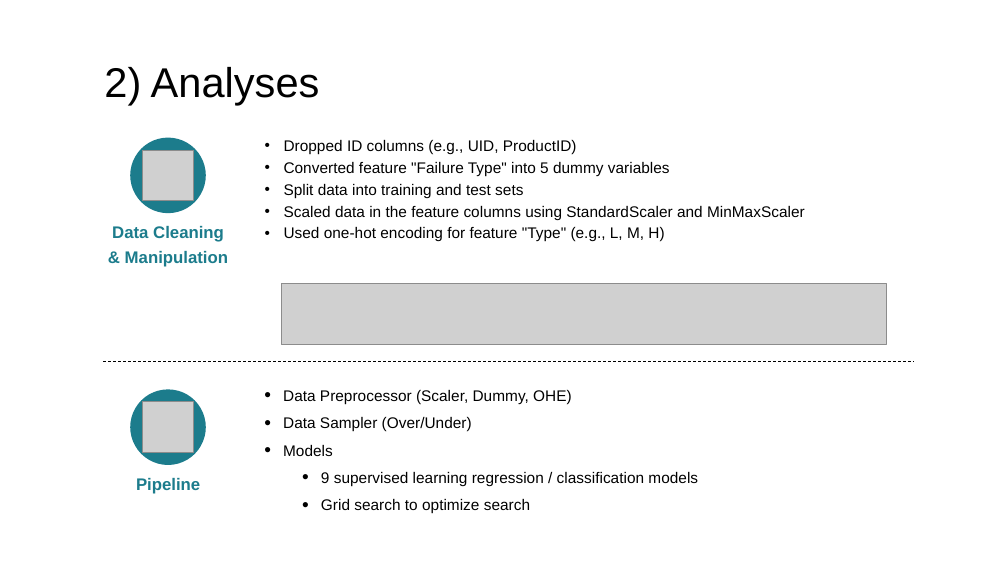
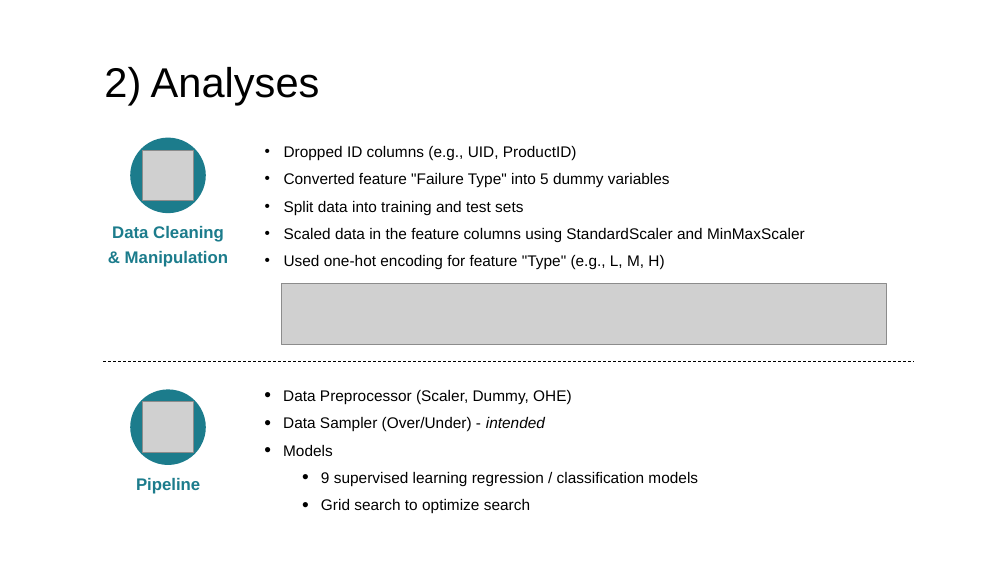
Before and after one commit to lnyousif/machine-maintenance, a slide deck: slide 4 of presentation/Machine Maintenance Analysis v2.pptx. Drawn at 1008x567 pixels with LibreOffice and Linux fonts; fonts in the diff are those of the drawing; grey boxes stand for pictures. Boxes give left, top, right and bottom in pixels: in the first picture for what was removed or moved away, otherwise in the second. Text is boxed around its words. In the diff, an @@ line names an element or a change of style, - is before the commit and + after.

Commit message:
Updated deck

```diff
--- a/presentation/Machine Maintenance Analysis v2.pptx
+++ b/presentation/Machine Maintenance Analysis v2.pptx
@@ text "Dropped ID columns (e.g., UID, ..." at [284, 146, 805, 270]: line spacing 0.9 to 1.2 @@
@@ text at [283, 417, 545, 432]: text changed @@
-• Data Sampler (Over/Under)
+• Data Sampler (Over/Under) - intended
```
